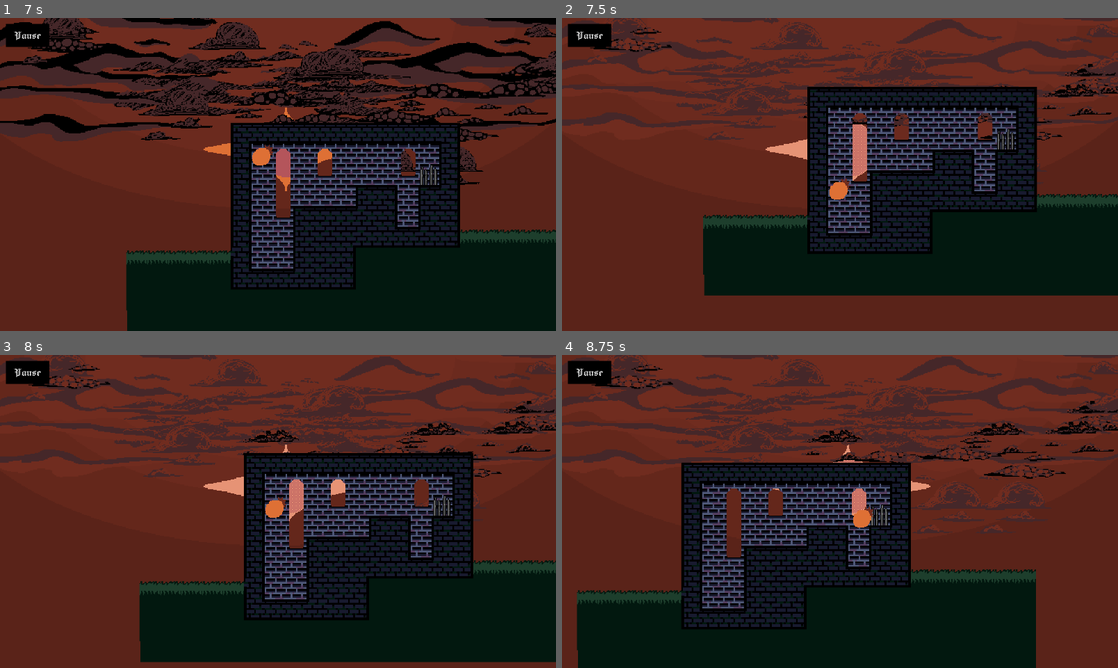
Above: before the commit, frames 1-4 (two rows, left to right).
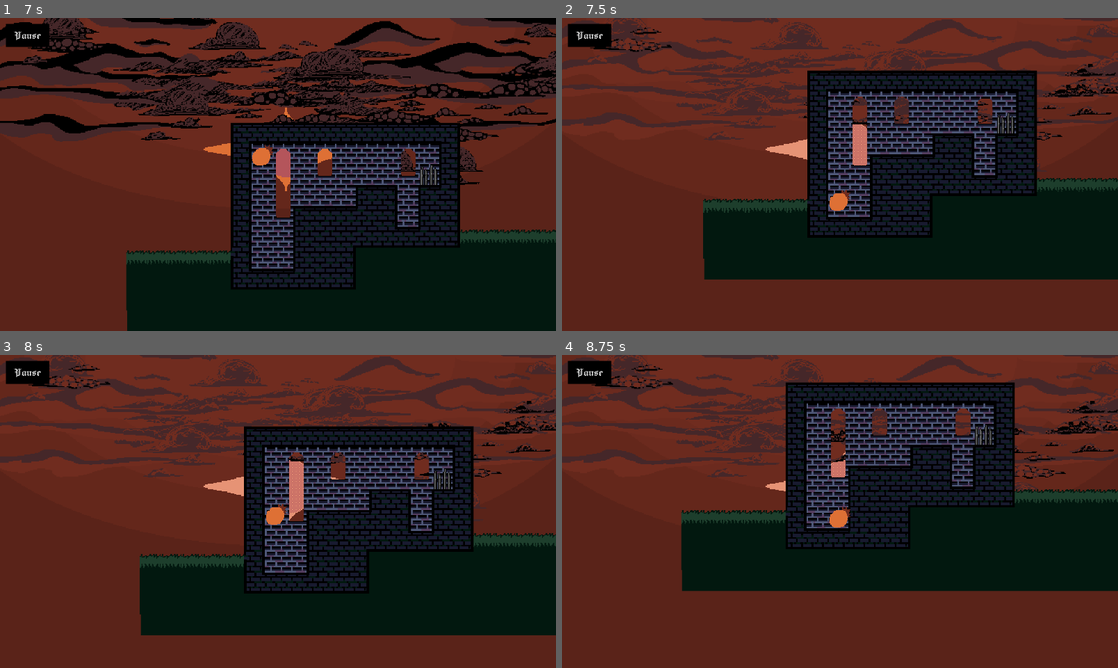
Above: after the commit, the same moments.

Repository: Agecaf/gmtk26-jamgame
Game: Godot game, scene res://main.tscn
Two runs of this game, one before a commit and one after it. Both use one fixed random seed, a clock stepped at 60 frames per second and the inputs below.
Inputs:
- Up to frame 1 (7 s): click "New Game" at 0.5 s; tap Enter (ui_accept) at 1.25 s; hold D (right) 1.28-2.78 s; tap S (crouch) at 1.35, 5.1 s; tap W (jump) at 1.52, 2.27, 3.77, 4.52, 5.27, 6.77 s; tap Backspace at 2.1, 5.85 s; hold A (left) 2.78-3.53 s; tap Delete at 2.85, 6.6 s; hold D (right) 3.53-5.03 s; tap Keypad Enter at 3.6 s; tap Space at 4.35 s; hold A (left) 5.03-5.78 s; hold D (right) 5.78-6.53 s; hold A (left) from 6.53 s (still down)
- Up to frame 2 (7.5 s): keep holding A (left); tap Keypad Enter at 7.35 s
- Up to frame 3 (8 s): keep holding A (left); tap W (jump) at 7.52 s
- Up to frame 4 (8.75 s): release A (left) at 8.03 s; hold D (right) from 8.03 s (still down); tap Space at 8.1 s; tap W (jump) at 8.27 s

Frame 1 is identical in both runs. In frame 2, 19% of the frame differs, in the area x 25-100%, y 16-89%; in frame 3, 24%; in frame 4, 54%, in the area x 2-100%, y 8-100%.

Commit message:
Limit maximum fall speed of the player across the board

Diff:
--- a/game/player/player.gd
+++ b/game/player/player.gd
@@ -14,6 +14,7 @@
 }
 
 @export_range(25, 500, 25) var run_speed: float = 250
+@export_range(288, 576, 24) var max_fall_speed: float = 480
 @export_range(0.005, 0.05, 0.005) var air_speed_change_rate: float = 0.015
 
 @export_range(0.05, 0.5, 0.05) var coyote_time: float = 0.1
--- a/game/player/player_motion.gd
+++ b/game/player/player_motion.gd
@@ -87,6 +87,8 @@
 		_:
 			player.velocity.y += delta * jump_gravity
 
+	player.velocity.y = minf(player.max_fall_speed, player.velocity.y)
+
 	cached_velocity = player.velocity
 
 
